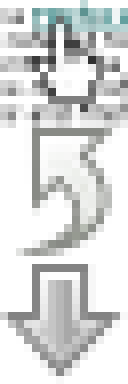
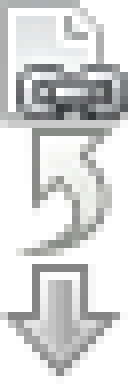
Revision of a layered 128 x 384 image; what changed, layer by layer:
added group "icon" with 2 layers above "open" over 0, 0, 128, 128
added layer "page white link (FatCow)" in group "icon" over 0, 0, 128, 128
renamed "icon" to "icon - old", hid it, moved it into group "icon" over 0, 0, 128, 128
